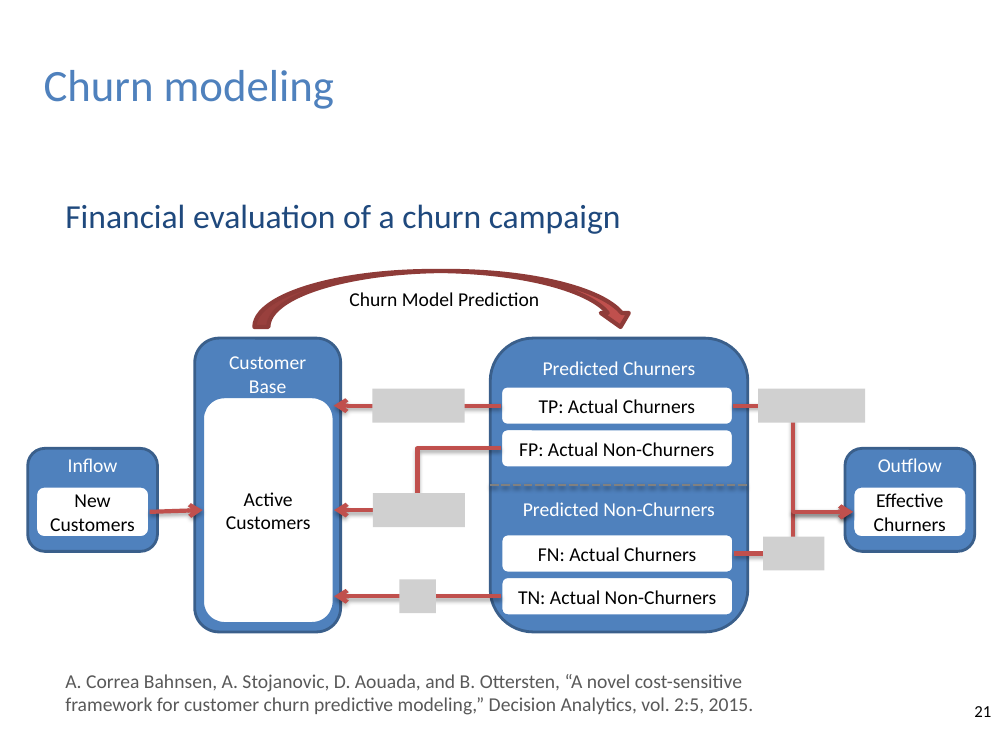
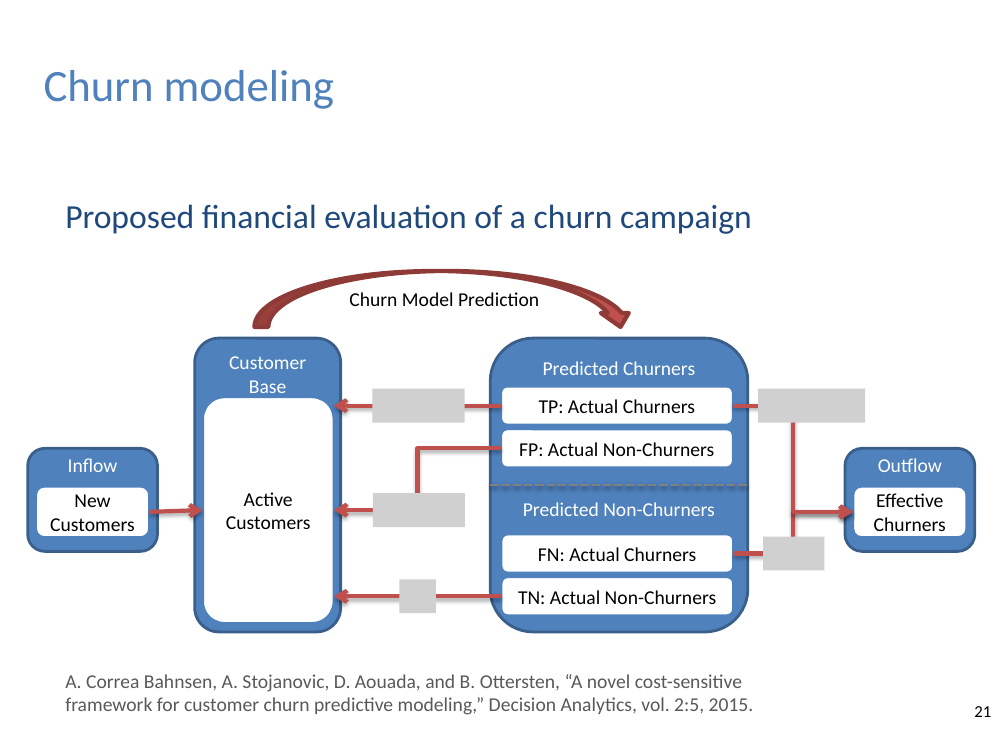
Before and after one commit to albahnsen/phd-thesis, a slide deck: slide 21 of slides/Thesis_ExampleDependentCostSensitiveClassification_slides.pptx. Drawn at 1008x756 pixels with LibreOffice and Linux fonts; fonts in the diff are those of the drawing; grey boxes stand for pictures; background and template pictures are left out. Boxes give left, top, right and bottom in pixels: in the first picture for what was removed or moved away, otherwise in the second. Text is boxed around its words. In the diff, an @@ line names an element or a change of style, - is before the commit and + after.

```diff
--- a/slides/Thesis_ExampleDependentCostSensitiveClassification_slides.pptx
+++ b/slides/Thesis_ExampleDependentCostSensitiveClassification_slides.pptx
@@ text at (x1=65, y1=204, x2=752, y2=234): text changed @@
-  Financial evaluation of a churn campaign
+  Proposed financial evaluation of a churn campaign
```
Also in this commit, not shown: 10 other slides changed, 8 slides removed.
